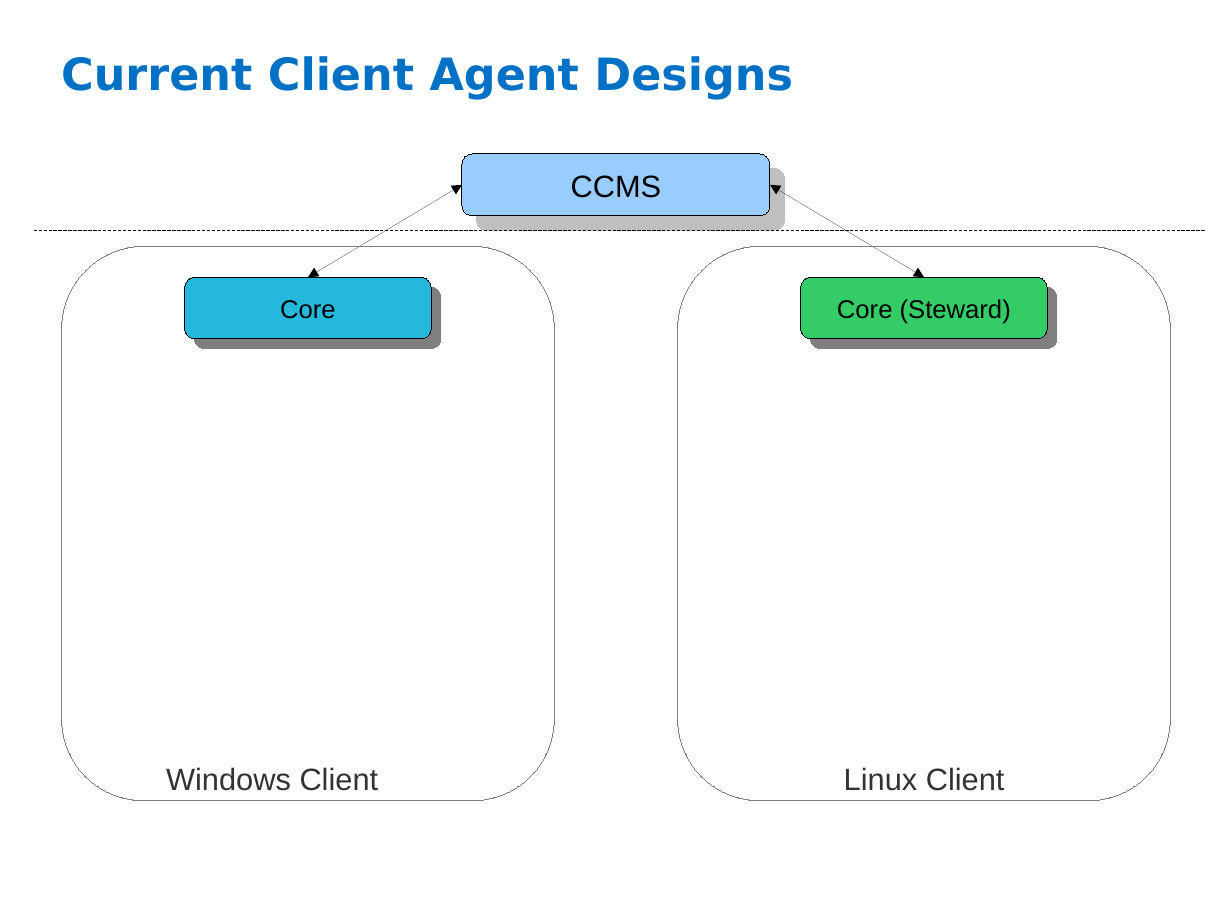
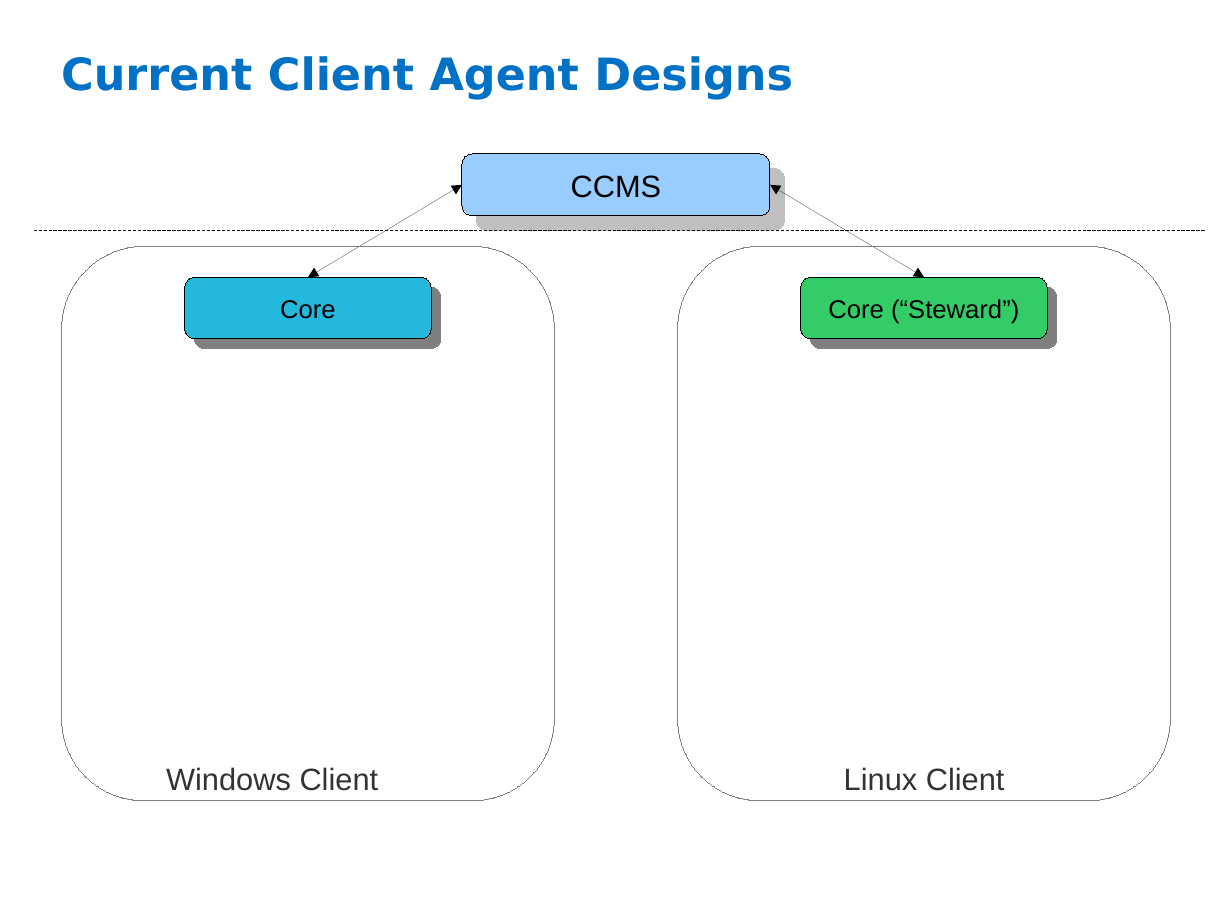
Before and after one commit to criswell/uca-gpl, a slide deck: slide 4 of docs/presentations/Unified_Codebase.odp. Drawn at 1232x924 pixels with LibreOffice and Linux fonts; fonts in the diff are those of the drawing; background and template pictures are left out. Boxes give left, top, right and bottom in pixels: in the first picture for what was removed or moved away, otherwise in the second. Text is boxed around its words. In the diff, an @@ line names an element or a change of style, - is before the commit and + after.

Commit message:
more work on doc

```diff
--- a/docs/presentations/Unified_Codebase.odp
+++ b/docs/presentations/Unified_Codebase.odp
@@ text in rounded rectangle at box(838, 299, 1019, 324): text changed @@
-Core (Steward)
+Core (“Steward”)
```
Also in this commit, not shown: 2 slides added, 1 slide removed.
